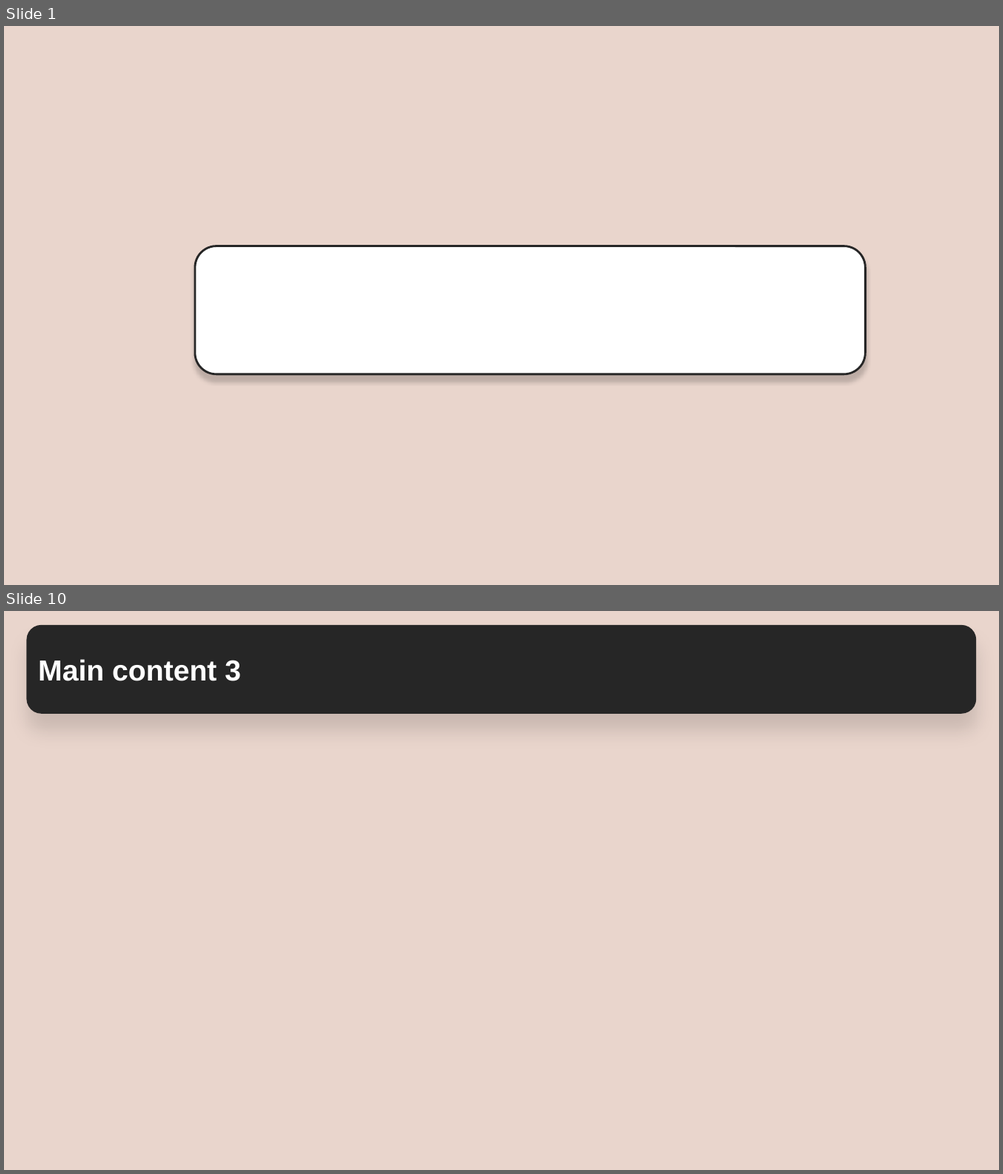
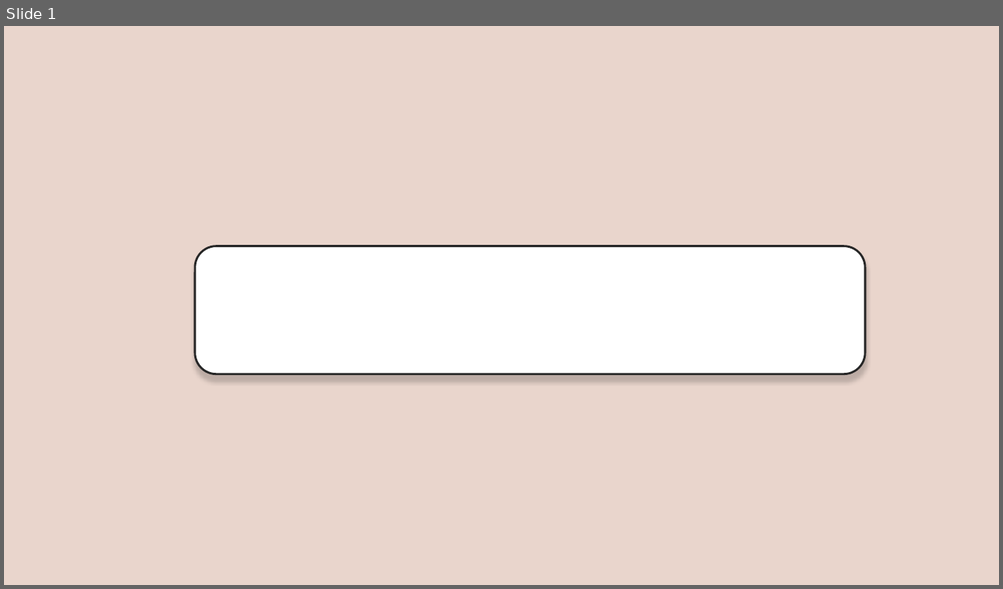
Before and after one commit to KhuTTTT/Backend, a slide deck: template.pptx. Shown one above the other, each under a label of ours: slides 1 and 10 before the commit, slide 1 after it; the slides between them are not shown. The pictures are 1003x1174 and 1003x589 pixels, drawn with LibreOffice and Linux fonts; fonts in the diff are those of the drawing. Boxes give left, top, right and bottom in pixels: in the first picture for what was removed or moved away, otherwise in the second. Text is boxed around its words. In the diff, an @@ line names an element or a change of style, - is before the commit and + after.

```diff
--- a/template.pptx
+++ b/template.pptx
@@ slide 10 removed at [4, 611, 999, 1170], background #E9D5CC @@
@@ rounded rectangle removed at [26, 625, 976, 714] @@
-Main content 3
```
Also in this commit, not shown: 10 slides added, 8 other slides removed.
